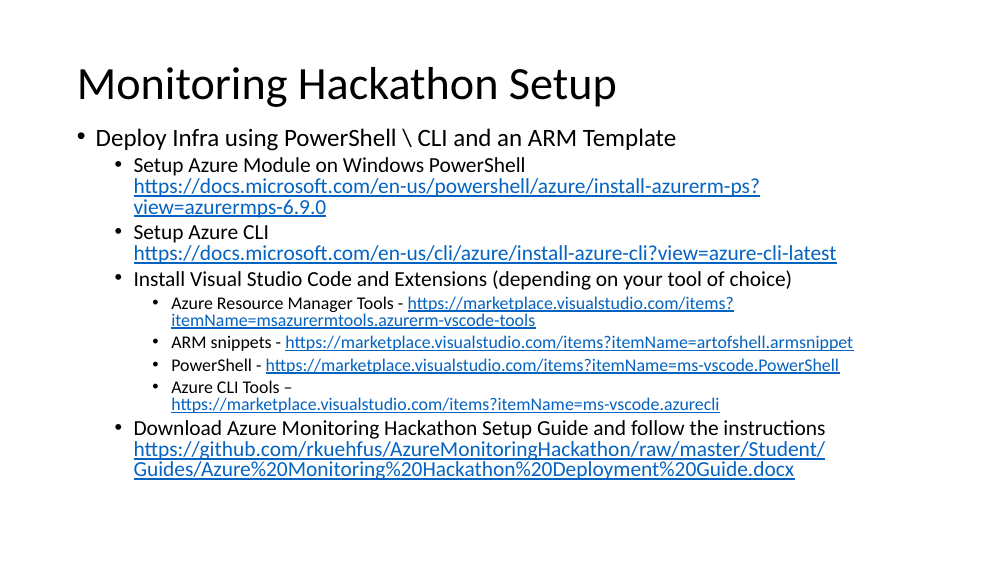
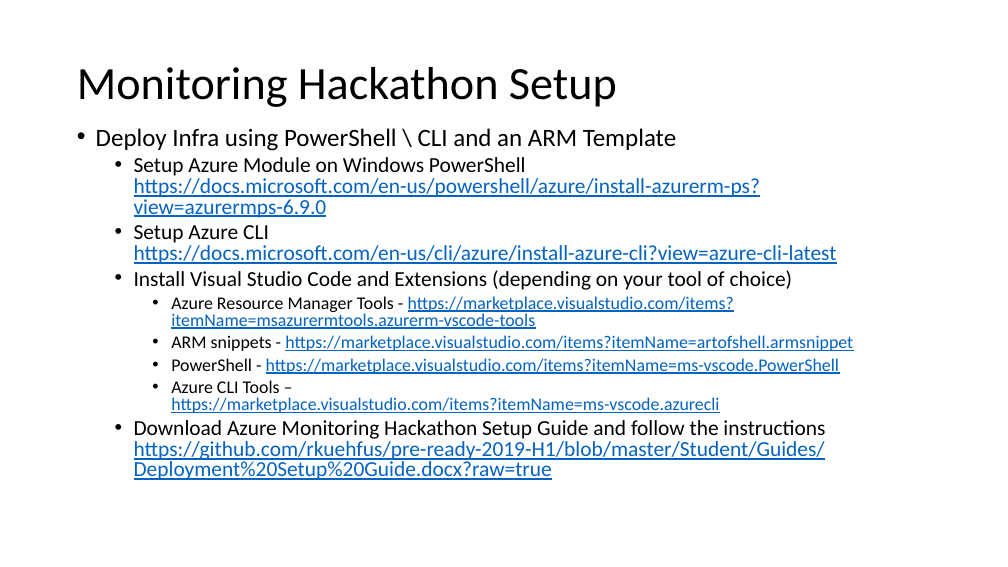
Before and after one commit to rkuehfus/pre-ready-2019-H1, a slide deck: slide 3 of Student/Guides/Challenges.pptx (slide 5 before the commit). Drawn at 1008x567 pixels with LibreOffice and Linux fonts; fonts in the diff are those of the drawing. Boxes give left, top, right and bottom in pixels: in the first picture for what was removed or moved away, otherwise in the second. Text is boxed around its words. In the diff, an @@ line names an element or a change of style, - is before the commit and + after.

```diff
--- a/Student/Guides/Challenges.pptx
+++ b/Student/Guides/Challenges.pptx
@@ text at <box>134,420,825,480</box>: text changed @@
-  • Download Azure Monitoring Hackathon Setup Guide and follow the instructions
-    https://github.com/rkuehfus/AzureMonitoringHackathon/raw/master/Student/Guides/Azure%20Monitoring%20Hackathon%20Deployment%20Guide.docx
+  • Download Azure Monitoring Hackathon Setup Guide and follow the instructions
+    https://github.com/rkuehfus/pre-ready-2019-H1/blob/master/Student/Guides/Deployment%20Setup%20Guide.docx?raw=true
```
Also in this commit, not shown: 5 other slides changed, 2 slides removed.
